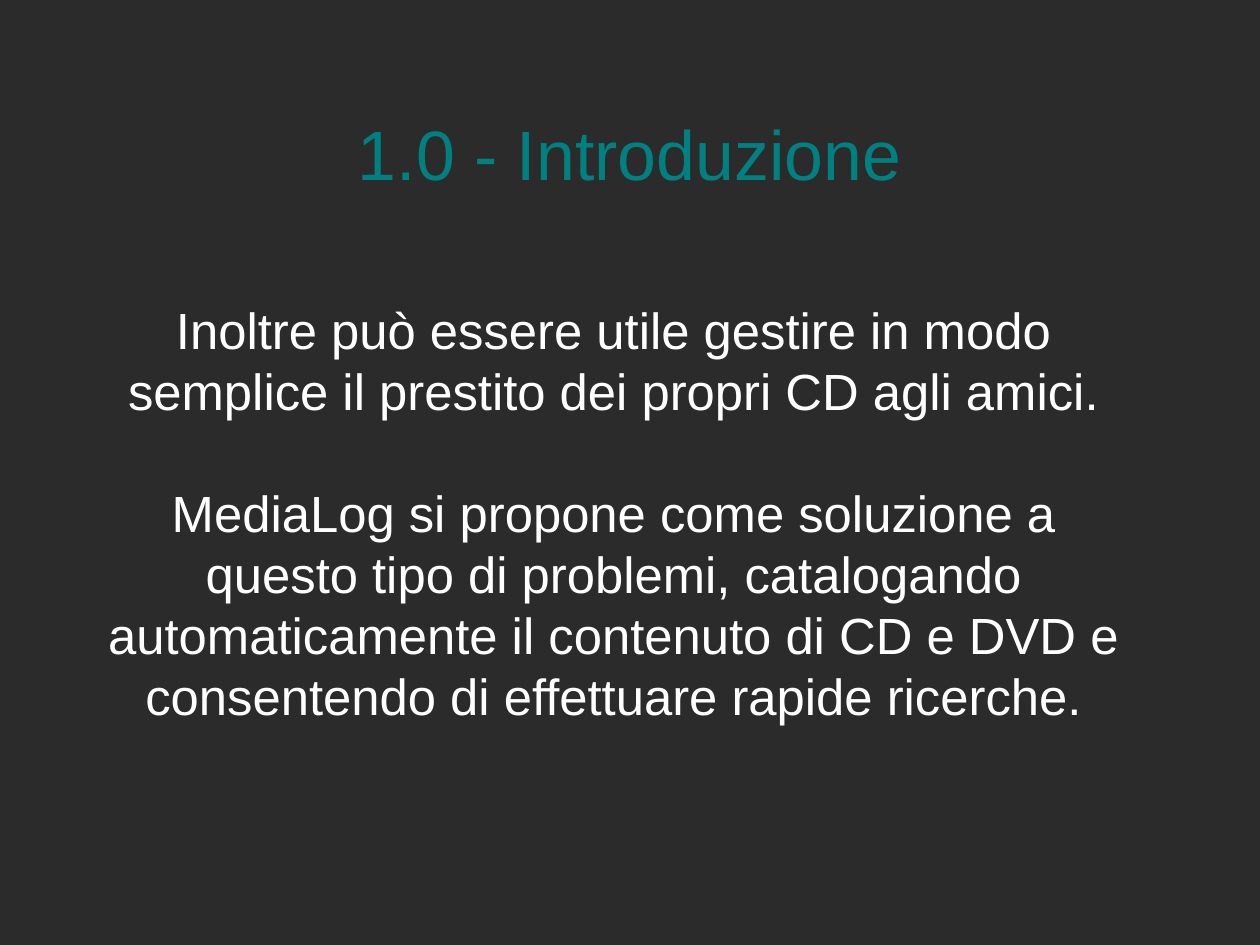
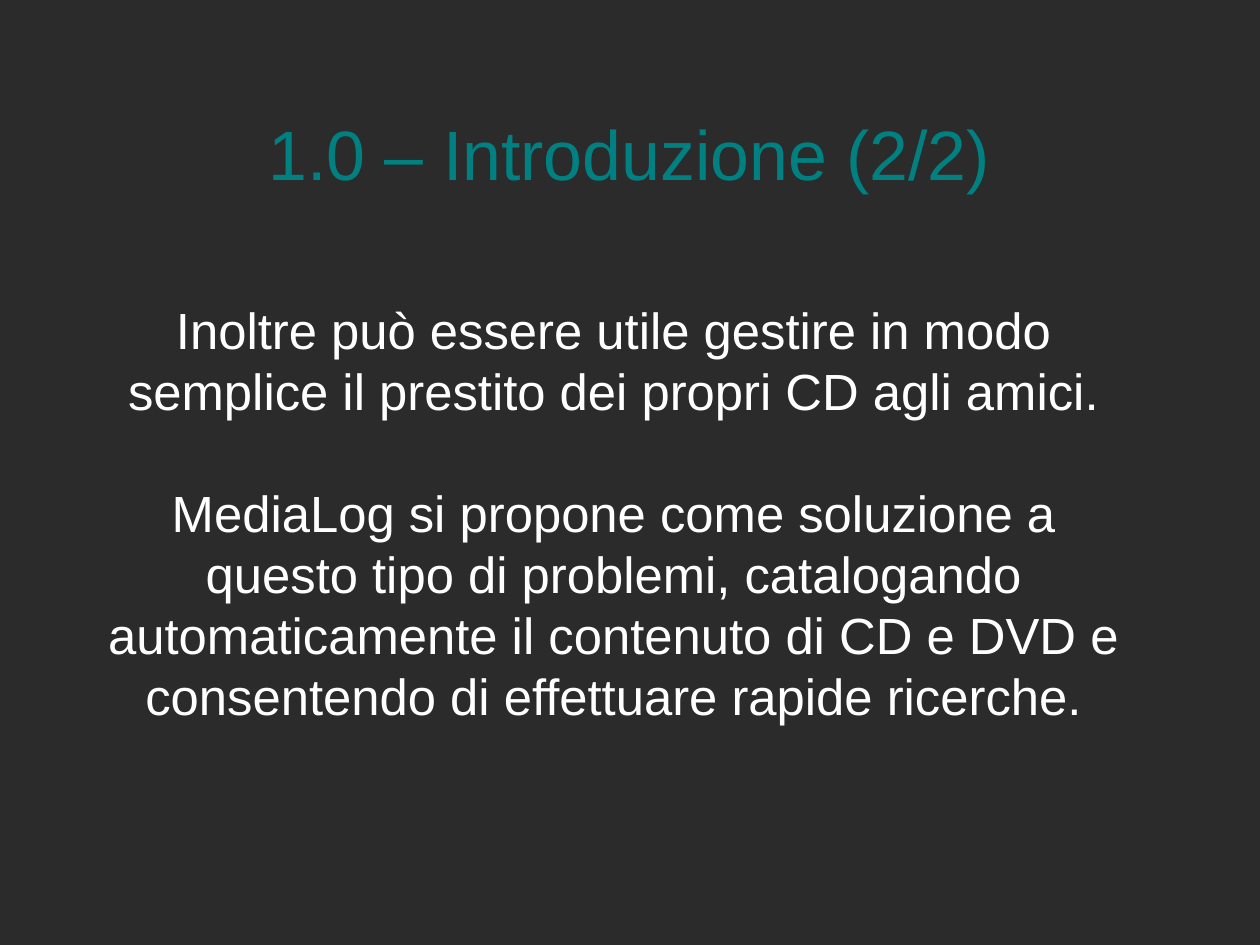
Before and after one commit to Muffo/medialog, a slide deck: slide 4 of presentazione MediaLog.odp. Drawn at 1260x945 pixels with LibreOffice and Linux fonts; fonts in the diff are those of the drawing; background and template pictures are left out; a plain dark background stands for a picture behind light text. Boxes give left, top, right and bottom in pixels: in the first picture for what was removed or moved away, otherwise in the second. Text is boxed around its words. In the diff, an @@ line names an element or a change of style, - is before the commit and + after.

```diff
--- a/presentazione MediaLog.odp
+++ b/presentazione MediaLog.odp
@@ title at bbox=[269, 129, 991, 193]: text changed @@
-1.0 - Introduzione
+1.0 – Introduzione (2/2)
```
Also in this commit, not shown: 7 other slides changed, 7 slides added.
